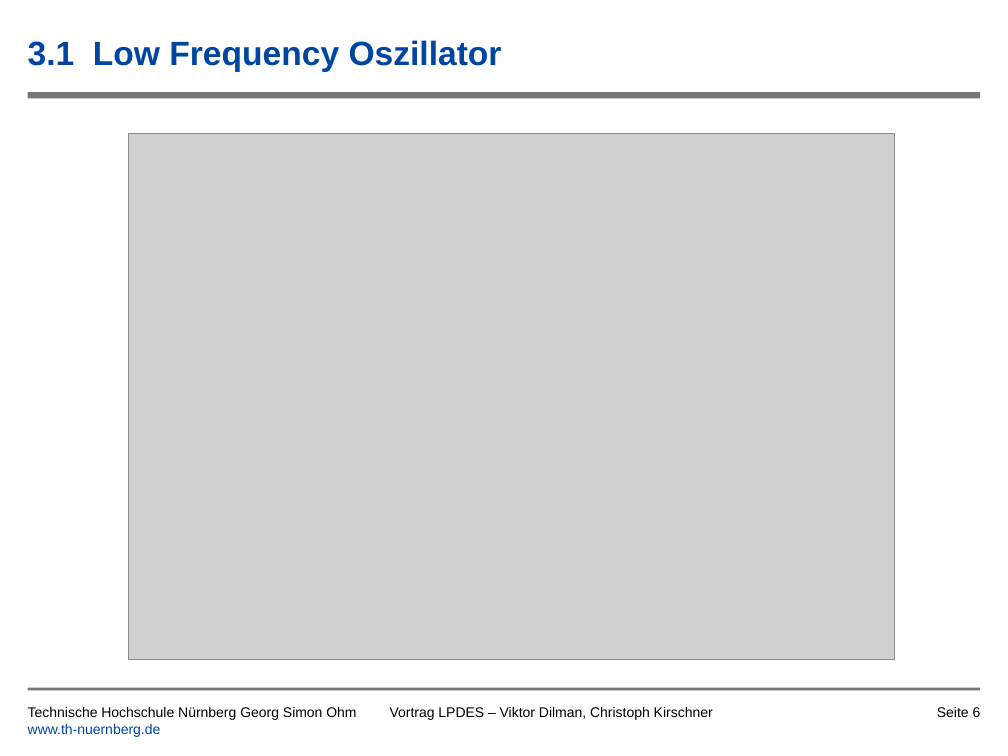
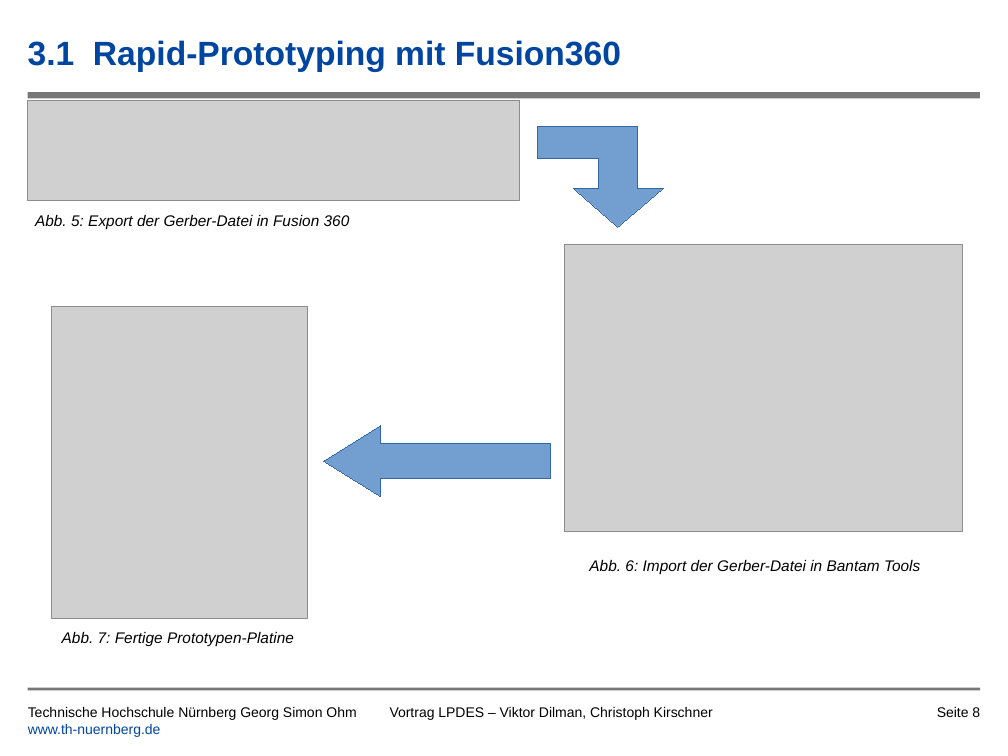
Before and after one commit to tsedlmeier/Synthesizer, a slide deck: slide 8 of Vortrag/Leiterplatte_als_Musikinstrument_Kirschner_Dilman.pptx (slide 6 before the commit). Drawn at 1008x756 pixels with LibreOffice and Linux fonts; fonts in the diff are those of the drawing; grey boxes stand for pictures; background and template pictures are left out. Boxes give left, top, right and bottom in pixels: in the first picture for what was removed or moved away, otherwise in the second. Text is boxed around its words. In the diff, an @@ line names an element or a change of style, - is before the commit and + after.

```diff
--- a/Vortrag/Leiterplatte_als_Musikinstrument_Kirschner_Dilman.pptx
+++ b/Vortrag/Leiterplatte_als_Musikinstrument_Kirschner_Dilman.pptx
@@ title at <box>28,40,621,72</box>: text changed @@
-3.1 Low Frequency Oszillator
+3.1 Rapid-Prototyping mit Fusion360
@@ picture added at <box>28,100,519,201</box> @@
@@ picture removed at <box>129,133,895,659</box> @@
@@ freeform shape added at <box>538,127,664,227</box>, fill #729FCF, outline #3465A4 0 pt @@
@@ text added at <box>35,215,350,229</box>, 11 pt, text #000000, italic @@
+Abb. 5: Export der Gerber-Datei in Fusion 360
@@ picture added at <box>564,244,963,531</box> @@
@@ picture added at <box>51,306,308,619</box> @@
@@ freeform shape added at <box>324,425,550,496</box>, fill #729FCF, outline #3465A4 0 pt @@
@@ text added at <box>589,560,920,574</box>, 11 pt, text #000000, italic @@
+Abb. 6: Import der Gerber-Datei in Bantam Tools
@@ text added at <box>62,632,294,646</box>, 11 pt, text #000000, italic @@
+Abb. 7: Fertige Prototypen-Platine
@@ page number at <box>937,707,980,717</box>: text changed @@
-Seite 6
+Seite 8
```
Also in this commit, not shown: 11 other slides changed, 2 slides removed, 2 other files.
